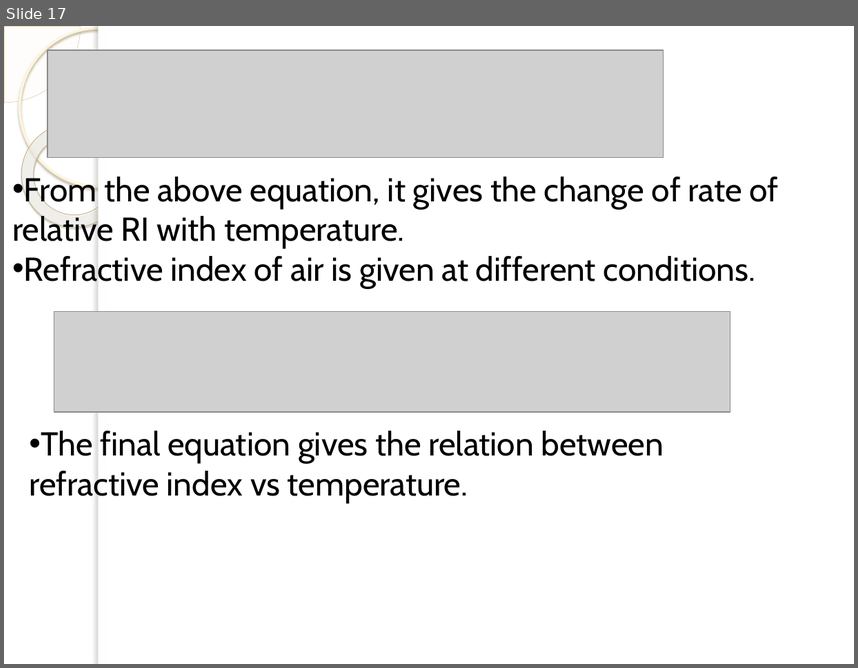
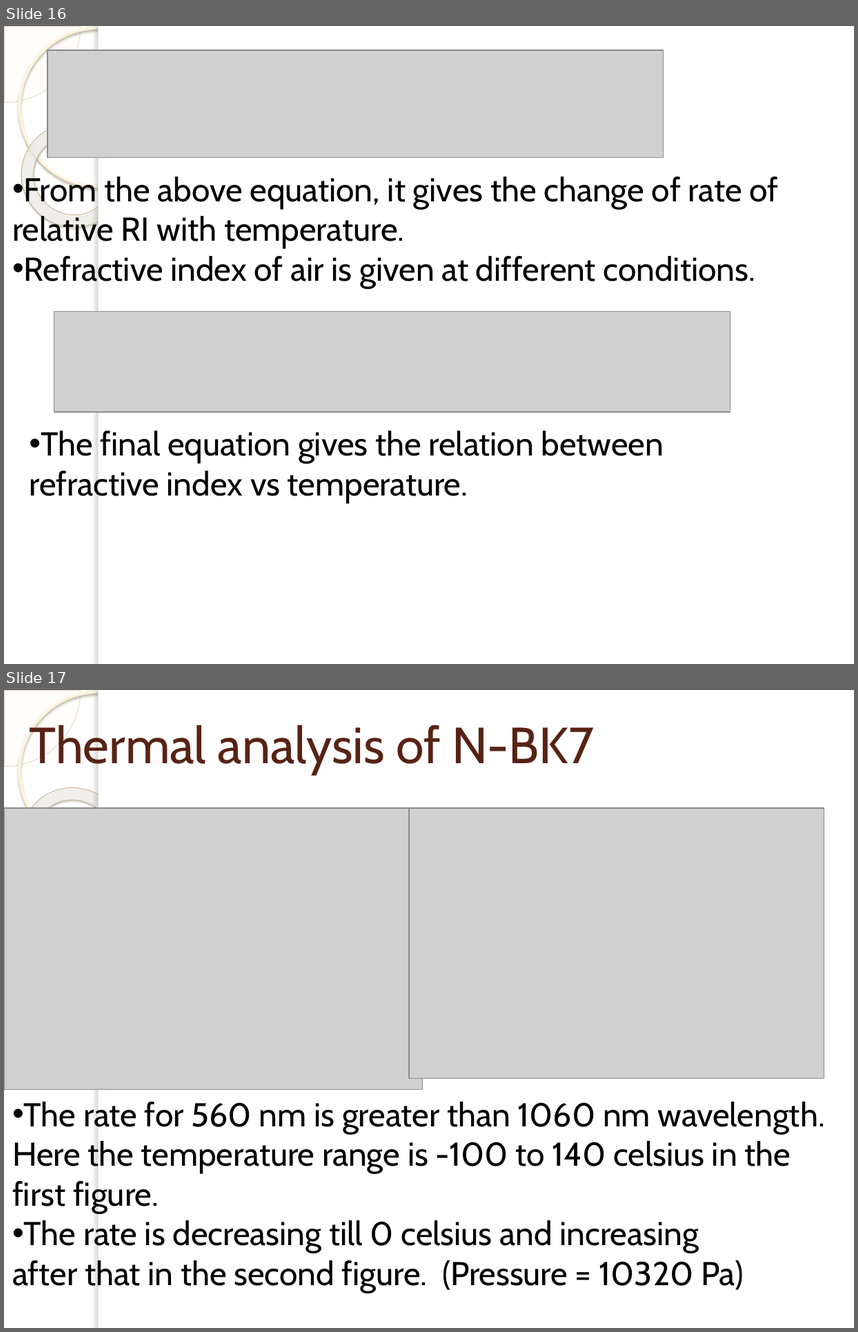
Before and after one commit to rid181198/optical-properties, a slide deck: Optical analysis of different glass types.pptx. Shown one above the other, each under a label of ours: slide 17 before the commit, slides 16 and 17 after it. The pictures are 858x668 and 858x1332 pixels, drawn with LibreOffice and Linux fonts; fonts in the diff are those of the drawing; grey boxes stand for pictures; background and template pictures are left out. Boxes give left, top, right and bottom in pixels: in the first picture for what was removed or moved away, otherwise in the second. Text is boxed around its words. In the diff, an @@ line names an element or a change of style, - is before the commit and + after.

```diff
--- a/Optical analysis of different glass types.pptx
+++ b/Optical analysis of different glass types.pptx
@@ slide 17 added at <box>4,690,854,1328</box>, background picture (left out); not listed: 5 template elements that a slide beside it also shows @@
@@ title added at <box>29,720,594,774</box>, 43 pt, text #572314 @@
+Thermal analysis of N-BK7
@@ picture added at <box>4,808,422,1090</box> @@
@@ picture added at <box>408,808,824,1078</box> @@
@@ text added at <box>12,1101,825,1292</box>, 28 pt, text #000000 @@
+• The rate for 560 nm is greater than 1060 nm wavelength. Here the temperature range is -100 to 140 celsius in the first figure.
+• The rate is decreasing till 0 celsius and increasing
+after that in the second figure. (Pressure = 10320 Pa)
@@ what was slide 17 is now slide 16 @@
```
Also in this commit, not shown: 11 slides changed, 5 other slides added, 1 slide removed, 6 other files.
